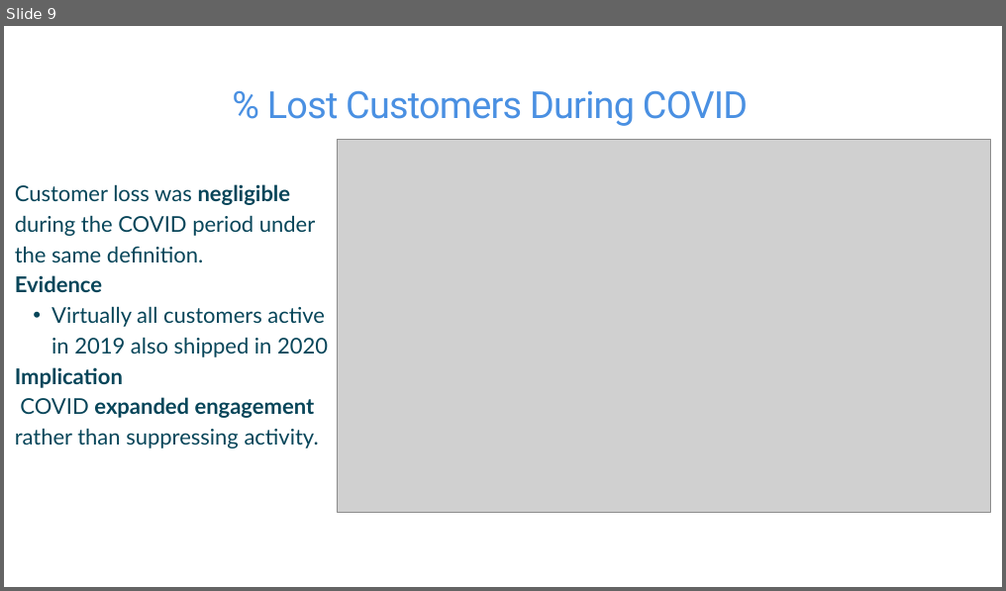
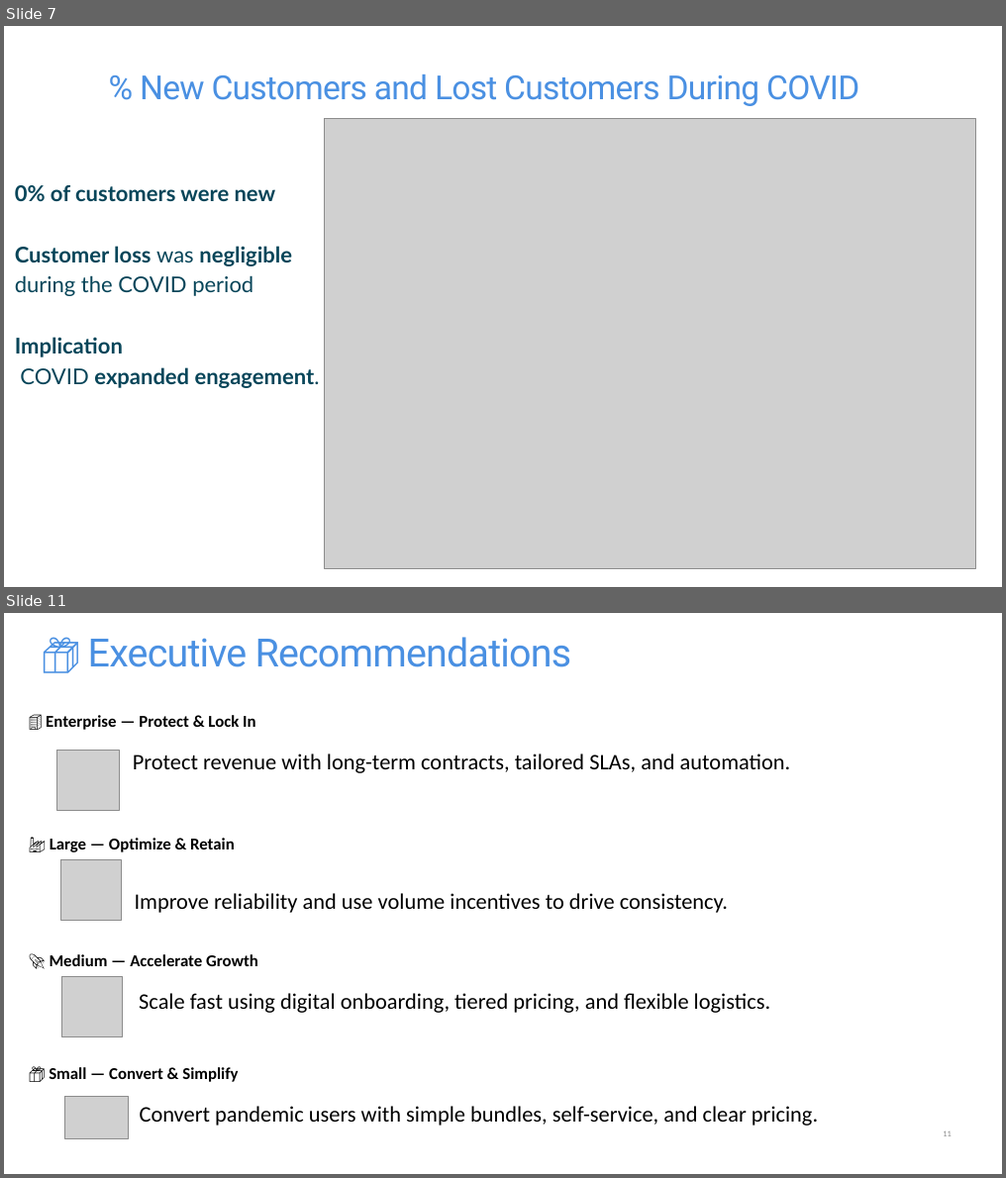
Before and after one commit to John-Adedoyin-001/Data-program-COMP-603_PROJECT-EBOSELE-AND-JOHN, a slide deck: John-Ebose-Project-Presentation--COVID-19-Impact-on-ABC-Company.pptx. Shown one above the other, each under a label of ours: slide 9 before the commit, slides 7 and 11 after it; the slides between them are not shown. The pictures are 1006x591 and 1006x1178 pixels, drawn with LibreOffice and Linux fonts; fonts in the diff are those of the drawing; grey boxes stand for pictures. Boxes give left, top, right and bottom in pixels: in the first picture for what was removed or moved away, otherwise in the second. Text is boxed around its words. In the diff, an @@ line names an element or a change of style, - is before the commit and + after.

```diff
--- a/John-Ebose-Project-Presentation--COVID-19-Impact-on-ABC-Company.pptx
+++ b/John-Ebose-Project-Presentation--COVID-19-Impact-on-ABC-Company.pptx
@@ slide 11 added at [4,613,1002,1174], background #FFFFFF @@
@@ text added at [88,637,572,667], 56.3 pt, text #4A90E2 @@
+📦 Executive Recommendations
@@ text added at [46,715,818,1126], 32 pt, text #000000 @@
+🏢 Enterprise — Protect & Lock In
+Protect revenue with long-term contracts, tailored SLAs, and automation.
+🏭 Large — Optimize & Retain
+Improve reliability and use volume incentives to drive consistency.
+🚀 Medium — Accelerate Growth
+Scale fast using digital onboarding, tiered pricing, and flexible logistics.
+📦 Small — Convert & Simplify
+Convert pandemic users with simple bundles, self-service, and clear pricing.
@@ picture added at [56,751,119,811] @@
@@ picture added at [60,860,121,920] @@
@@ picture added at [61,976,122,1037] @@
@@ picture added at [64,1096,128,1139] @@
@@ page number added at [943,1132,950,1137], 12 pt, text #8C8C8C @@
+11
@@ what was slide 9 is now slide 7 @@
@@ slide 7 changed as well @@
@@ text at [140,75,859,106]: text changed; size 54 to 48 pt @@
-% Lost Customers During COVID
+% New Customers and Lost Customers During COVID
@@ picture: place and size @@
-picture at [337,139,990,512]
+picture at [325,118,975,569]
@@ text at [15,185,292,296]: text changed; bold on @@
-Customer loss was negligible during the COVID period under the same definition.
-Evidence
-  • Virtually all customers active in 2019 also shipped in 2020
+0% of customers were new
+Customer loss was negligible during the COVID period
@@ text at [20,368,320,388]: text changed; bold on @@
-COVID expanded engagement rather than suppressing activity.
+COVID expanded engagement.
```
Also in this commit, not shown: 7 other slides changed, 4 other slides added, 4 slides removed, 3 other files.
